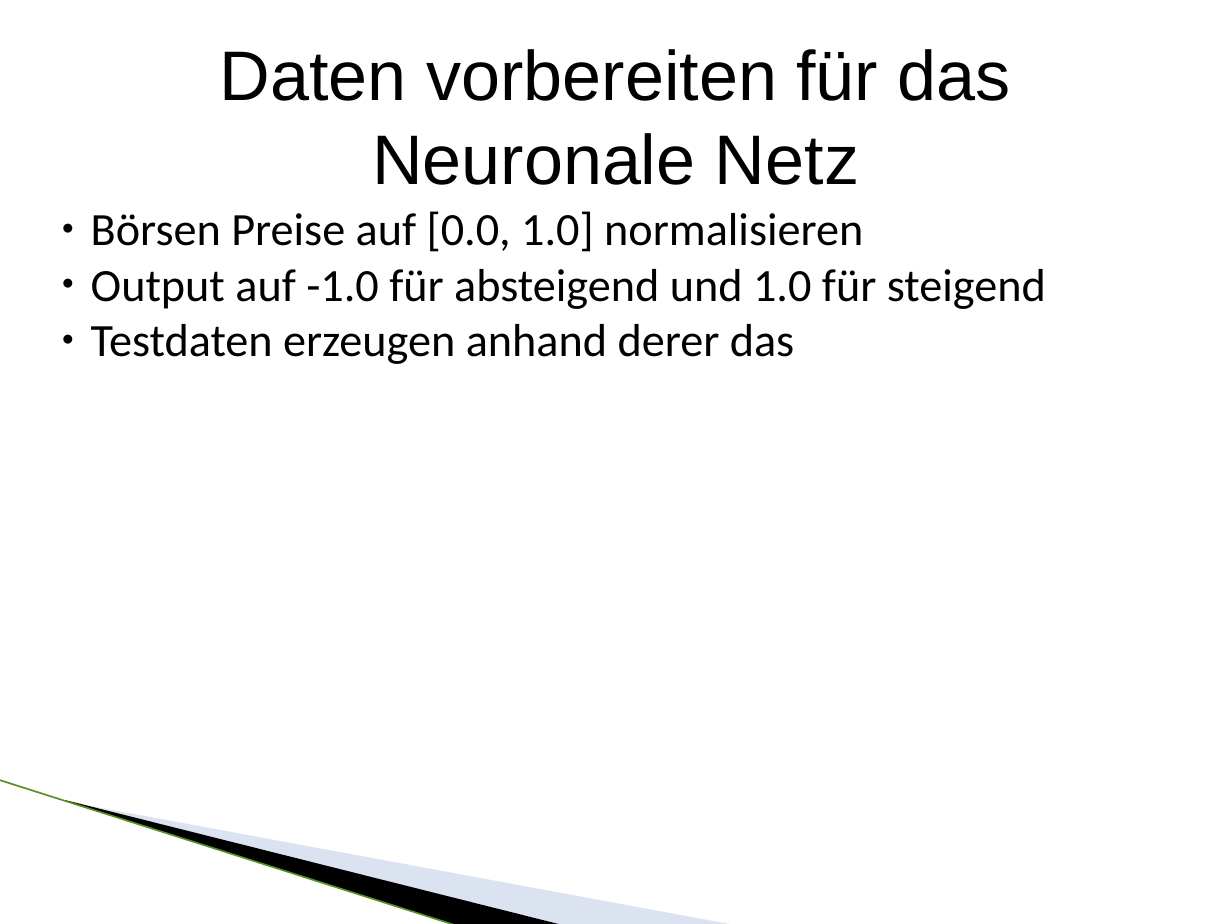
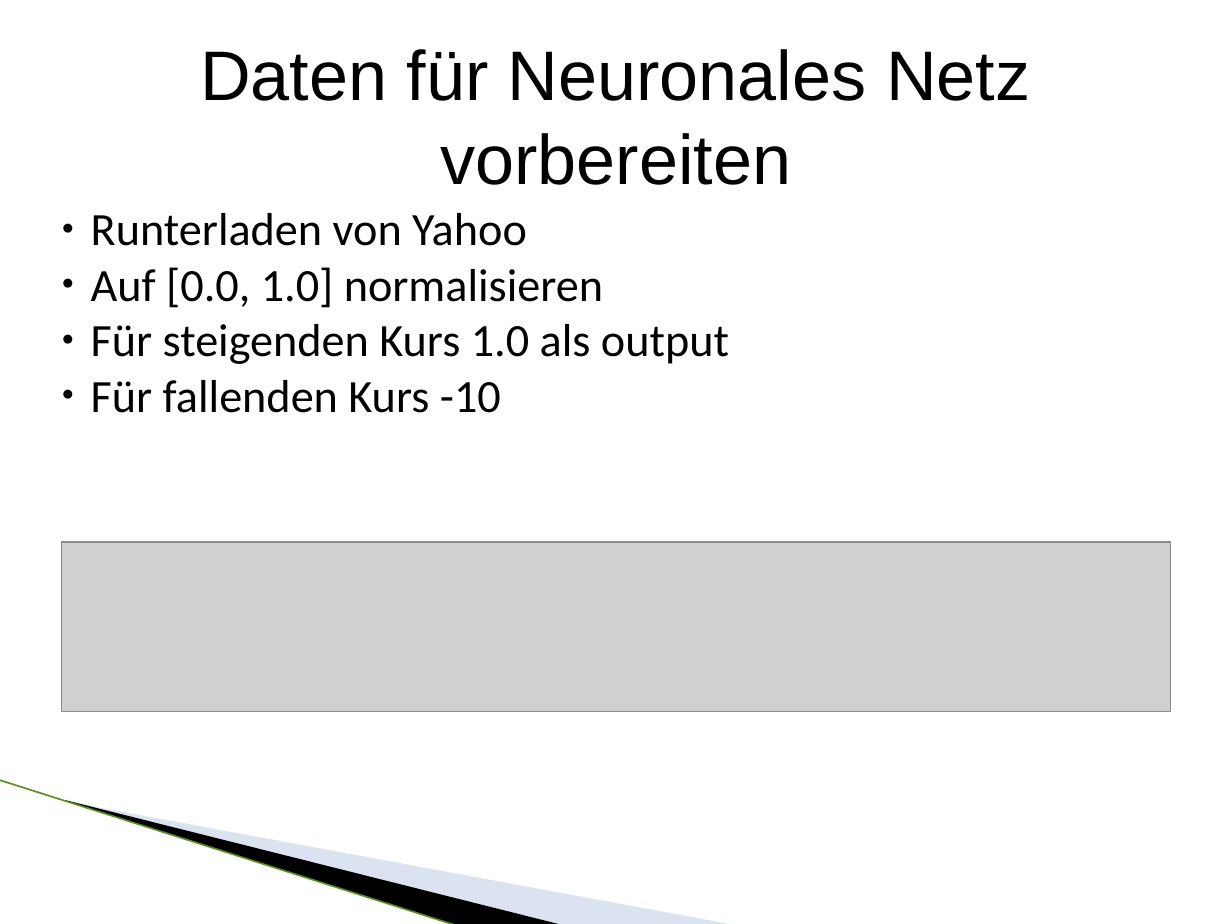
Before and after one commit to SEPSkyware6MM/StockForecast, a slide deck: slide 19 of ALR_Vortrag.pptx (slide 17 before the commit). Drawn at 1232x924 pixels with LibreOffice and Linux fonts; fonts in the diff are those of the drawing; grey boxes stand for pictures; background and template pictures are left out. Boxes give left, top, right and bottom in pixels: in the first picture for what was removed or moved away, otherwise in the second. Text is boxed around its words. In the diff, an @@ line names an element or a change of style, - is before the commit and + after.

```diff
--- a/ALR_Vortrag.pptx
+++ b/ALR_Vortrag.pptx
@@ text at (x1=200, y1=49, x2=1030, y2=185): text changed @@
-Daten vorbereiten für das Neuronale Netz
+Daten für Neuronales Netz vorbereiten
@@ text at (x1=91, y1=213, x2=729, y2=413): text changed @@
-● Börsen Preise auf [0.0, 1.0] normalisieren
-● Output auf -1.0 für absteigend und 1.0 für steigend
-● Testdaten erzeugen anhand derer das
+● Runterladen von Yahoo
+● Auf [0.0, 1.0] normalisieren
+● Für steigenden Kurs 1.0 als output
+● Für fallenden Kurs -10
@@ picture added at (x1=62, y1=542, x2=1170, y2=712) @@
```
Also in this commit, not shown: 13 other slides changed, 2 slides added, 1 other file.
